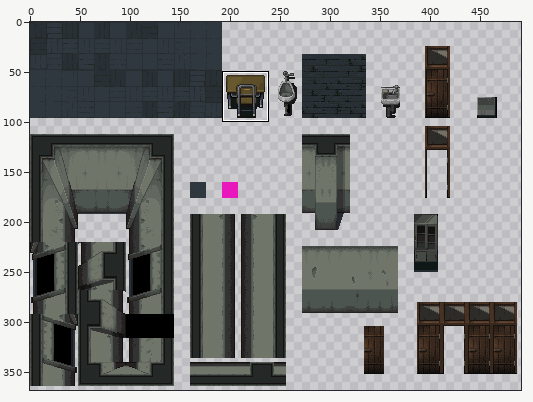
Edited in one commit: sprite sheet (game/school/school_tiles.png). The picture above shows the old version from afar; the outline marks the close-up.
Close-up. Before the edit:
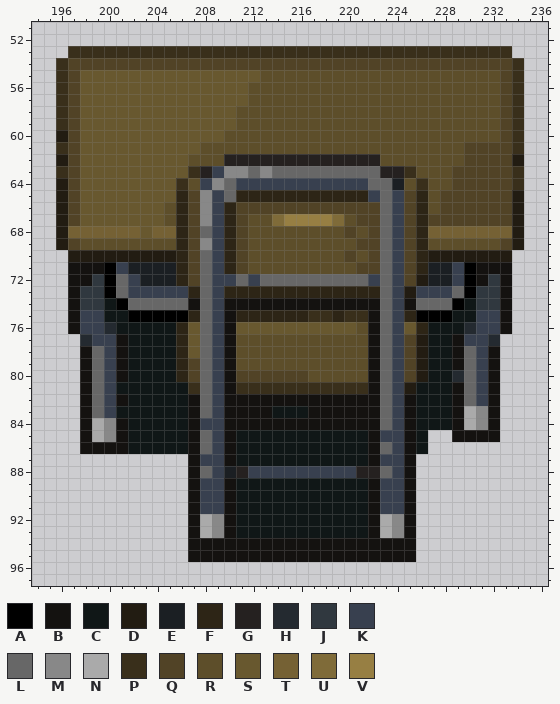
The file is 500x500 pixels. Colours within 5 levels of each other are drawn and written as one. Shown: x 194..236, y 51..97. The wide view leaves out empty margins. The commit also changed other parts of the picture, which this record leaves out.
Palette (. is transparent): A #000000  B #141210  C #101717  D #221c12  E #1b1f23  F #2d2516  G #252120  H #242a30  J #30383f  K #38404f  L #676767  M #888888  N #aaaaaa  P #392f1b  Q #514326  R #5d4e2a  S #68582f  T #756134  U #7f6b39  V #977f43
After:
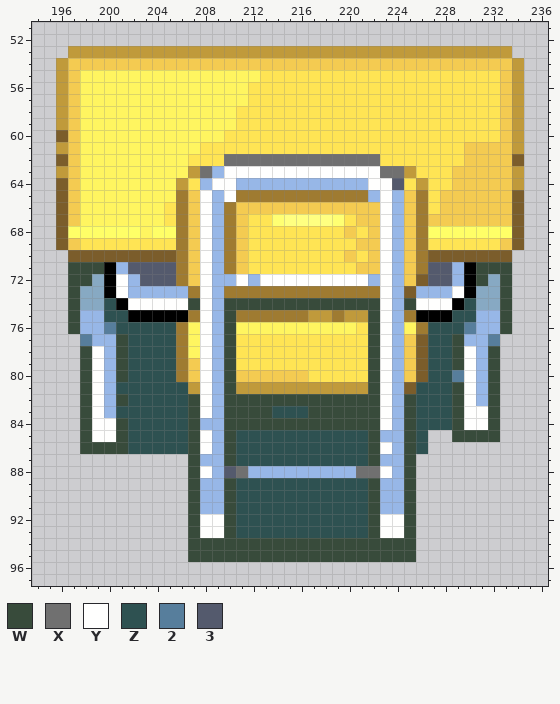
Colours new in this view: W #384b3b  X #707070  Y #fffffe  Z #2e5151  2 #577e9c  3 #545a6d
Diff:
@@ palette @@
-B #141210
+B #443b31
-D #221c12
+D #7b5d2b
-F #2d2516
+F #9f7b31
-J #30383f
+J #87a9c3
-K #38404f
+K #97b7e7
-P #392f1b
+P #c09a3b
-Q #514326
+Q #f4cb51
-R #5d4e2a
+R #ffe454
-S #68582f
+S #fff560
-T #756134
+T #ffff67
-U #7f6b39
+U #ffff73
-V #977f43
+V #ffff81
@@ x 194..236 @@
 61 ..PQSSSSSSSSSSRRRRRRRRRRRRRRRRRRRRRRQQQQP..
-62 ..DQSSSSSSSSSRRRGGGGGGGGGGGGGRRRRRRRQQQQD..
-63 ..PQSSSSSSSSSPGKMMLMLLLLLLLLLGGPRRRQQQQQP..
-64 ..DQSSSSSSSSPRKMLKKKKKKKKKKKLLERPRRQQQQQP..
-65 ..DQSSSSSSSSFQMKLFFFFFFFFFFFKLKQFRQQQQQQD..
-66 ..DQSSSSSSSRFQMKFQQQQQQQQQQQQLKQFRQQQQQQD..
-67 ..DQSSSSSSSRFQMKFQRRUVVVVURQQLKQFQQQQQQQD..
-68 ..DTTTTTTSTTFQLKFQRRRRRRRRQRQLKQFTTTTTTTD..
-69 ..DQRRRRRRRRFQMKFQRRRRRRRRRQQLKQFRRRRRRQD..
-70 ...DDDDDDDDDFQLKFQRRRRRRRRQRQLKQFDDDDDDD...
-71 ...BBBAKEEEEFQLKFQRRRRRRRRRQQLKQFEEKABBB...
-72 ...BBJALKEEEFQLKKLKLLLLLLLLLKLKQDEEKABJB...
-73 ...BJJALKKKKKFLKFFFFFFFFFFFFFLKDKKKLAJJB...
-74 ...BJJCALLLLLBLKBBBBBBBBBBBBBLKBLLLACJJB...
-75 ...BKKCCAAAAAFLKBFFFFFFPPFPPBLKFAAACCKKB...
-76 ...BKKHCCCCCFSLKBSSSSSSSSSSRBLKSFCCCHKKB...
-77 ....HKKBCCCCFSLKBRRRRRRRRRRRBLKQDCCBKKH....
-78 ....BLKBCCCCFSLKBRRRRRRRRRRRBLKQDCCBLKB....
-79 ....BLKBCCCCFQLKBRRRRRRRRRRRBLKQDCCBLKB....
-80 ....BLKBCCCCFQLKBQQQQQQRRRRRBLKQDCCHLKB....
-81 ....BLKCCCCCCPLKBPPPPPPPPPPPBLKDCCCBLKB....
-82 ....BLKBCCCCCBLKBBBBBBBBBBBBBLKBCCCBLKB....
-83 ....BLKCCCCCCBLKBBBBCCCBBBBBBLKBCCCBNMB....
-84 ....BNMBCCCCCBKKBBBBBBBBBBBBBLKBCCCBNMB....
-85 ....BNMBCCCCCBLKBCCCCCCCCCCCBKKBC..BBBB....
-86 ....BBBBCCCCCBLKBCCCCCCCCCCCBLKBC..........
-87 .............BKKBCCCCCCCCCCCBKKB...........
-88 .............BLKEGKKKKKKKKKGGLKB...........
-89 .............BKKBCCCCCCCCCCCBKKB...........
-90 .............BKKBCCCCCCCCCCCBKKB...........
-91 .............BKKBCCCCCCCCCCCBKKB...........
-92 .............BNMBCCCCCCCCCCCBNMB...........
-93 .............BNMBCCCCCCCCCCCBNMB...........
-94 .............BBBBBBBBBBBBBBBBBBB...........
-95 .............BBBBBBBBBBBBBBBBBBB...........
+62 ..DQSSSSSSSSSRRRXXXXXXXXXXXXXRRRRRRRQQQQD..
+63 ..PQSSSSSSSSSPXKYYYYYYYYYYYYYXXPRRRQQQQQP..
+64 ..DQSSSSSSSSPRKYYKKKKKKKKKKKYY3RPRRQQQQQP..
+65 ..DQSSSSSSSSFQYKYFFFFFFFFFFFKYKQFRQQQQQQD..
+66 ..DQSSSSSSSRFQYKFQQQQQQQQQQQQYKQFRQQQQQQD..
+67 ..DQSSSSSSSRFQYKFQRRUVVVVURQQYKQFQQQQQQQD..
+68 ..DTTTTTTSTTFQYKFQRRRRRRRRQRQYKQFTTTTTTTD..
+69 ..DQRRRRRRRRFQYKFQRRRRRRRRRQQYKQFRRRRRRQD..
+70 ...DDDDDDDDDFQYKFQRRRRRRRRQRQYKQFDDDDDDD...
+71 ...WWWAK3333FQYKFQRRRRRRRRRQQYKQF33KAWWW...
+72 ...WWJAYK333FQYKKYKYYYYYYYYYKYKQD33KAWJW...
+73 ...WJJAYKKKKKFYKFFFFFFFFFFFFFYKDKKKYAJJW...
+74 ...WJJZAYYYYYWYKWWWWWWWWWWWWWYKWYYYAZJJW...
+75 ...WKKZZAAAAAFYKWFFFFFFPPFPPWYKFAAAZZKKW...
+76 ...WKK2ZZZZZFSYKWSSSSSSSSSSRWYKSFZZZ2KKW...
+77 ....2KKWZZZZFSYKWRRRRRRRRRRRWYKQDZZWKK2....
+78 ....WYKWZZZZFSYKWRRRRRRRRRRRWYKQDZZWYKW....
+79 ....WYKWZZZZFQYKWRRRRRRRRRRRWYKQDZZWYKW....
+80 ....WYKWZZZZFQYKWQQQQQQRRRRRWYKQDZZ2YKW....
+81 ....WYKZZZZZZPYKWPPPPPPPPPPPWYKDZZZWYKW....
+82 ....WYKWZZZZZWYKWWWWWWWWWWWWWYKWZZZWYKW....
+83 ....WYKZZZZZZWYKWWWWZZZWWWWWWYKWZZZWYYW....
+84 ....WYYWZZZZZWKKWWWWWWWWWWWWWYKWZZZWYYW....
+85 ....WYYWZZZZZWYKWZZZZZZZZZZZWKKWZ..WWWW....
+86 ....WWWWZZZZZWYKWZZZZZZZZZZZWYKWZ..........
+87 .............WKKWZZZZZZZZZZZWKKW...........
+88 .............WYK3XKKKKKKKKKXXYKW...........
+89 .............WKKWZZZZZZZZZZZWKKW...........
+90 .............WKKWZZZZZZZZZZZWKKW...........
+91 .............WKKWZZZZZZZZZZZWKKW...........
+92 .............WYYWZZZZZZZZZZZWYYW...........
+93 .............WYYWZZZZZZZZZZZWYYW...........
+94 .............WWWWWWWWWWWWWWWWWWW...........
+95 .............WWWWWWWWWWWWWWWWWWW...........
 96 ...........................................
